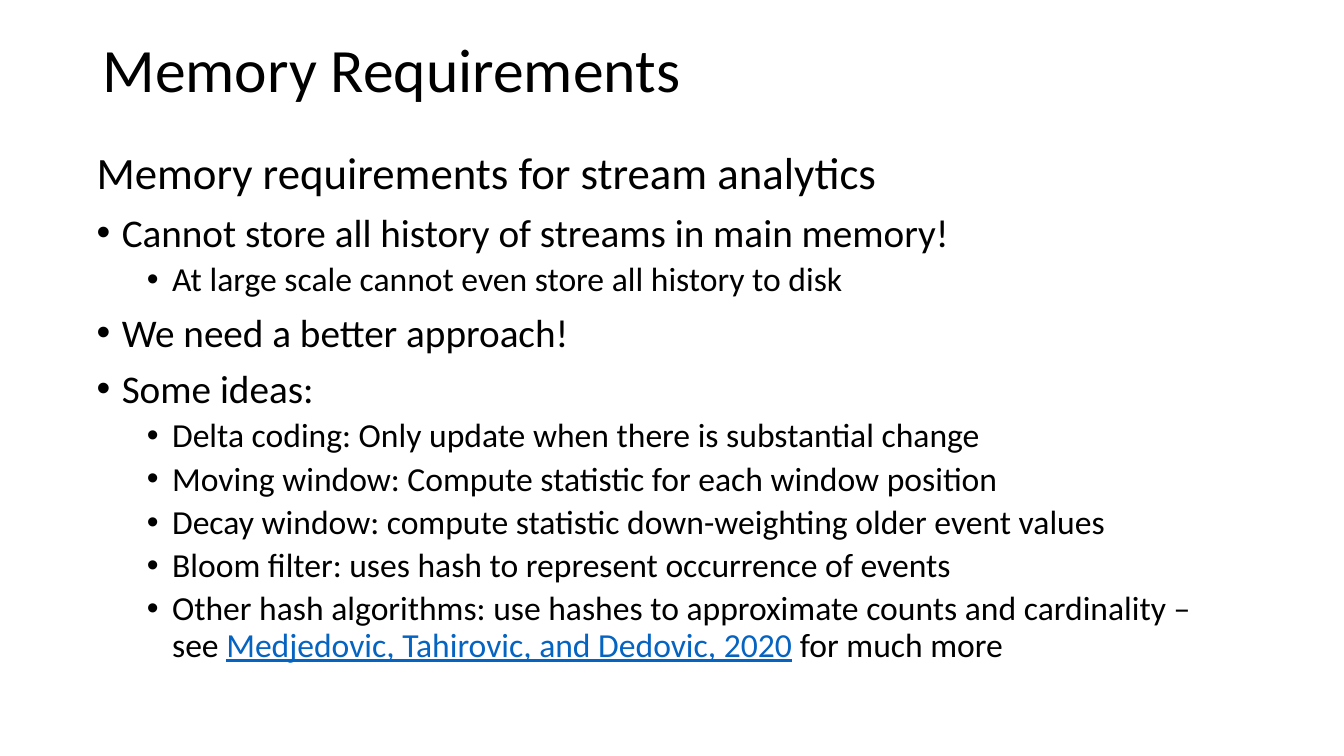
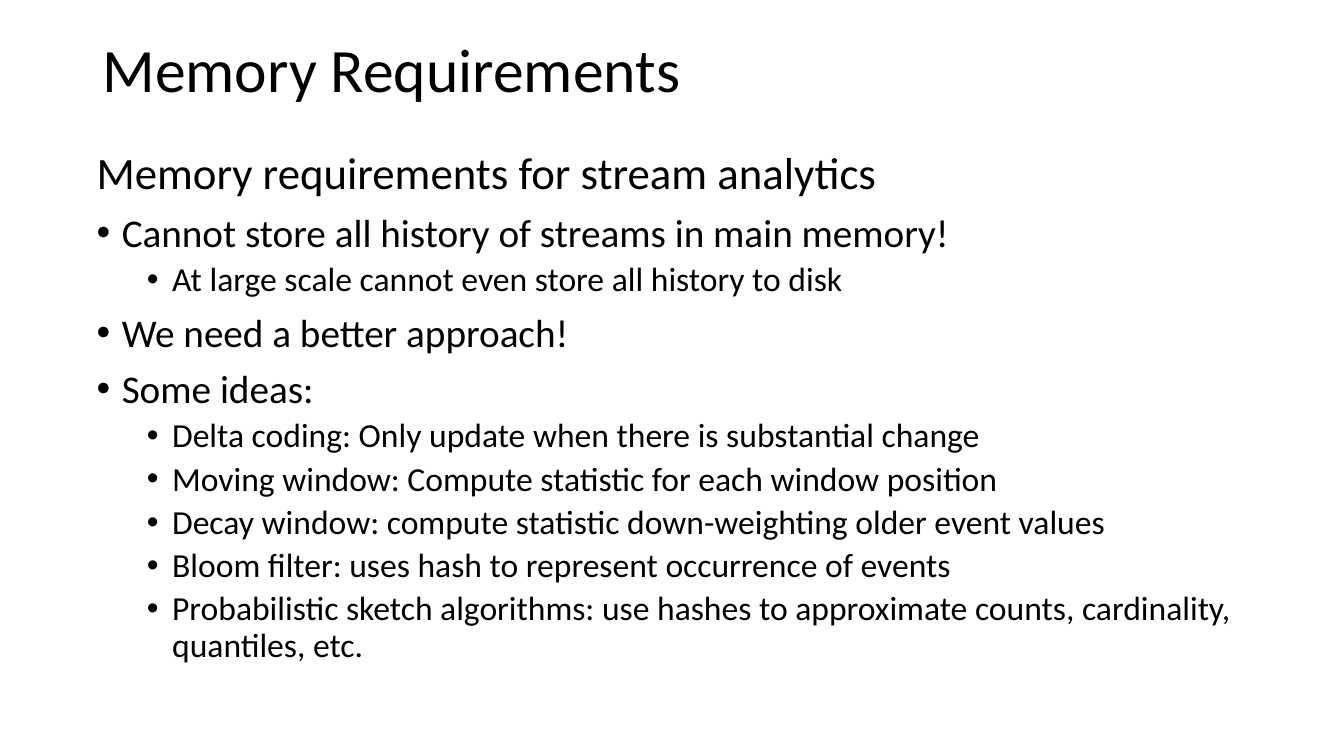
Before and after one commit to StephenElston/CSCI-E-108, a slide deck: slide 12 of slides/3_StreamingAnalytics.pptx. Drawn at 1344x756 pixels with LibreOffice and Linux fonts; fonts in the diff are those of the drawing. Boxes give left, top, right and bottom in pixels: in the first picture for what was removed or moved away, otherwise in the second. Text is boxed around its words. In the diff, an @@ line names an element or a change of style, - is before the commit and + after.

Commit message:
Added slides on HyperLogLog algorithm

```diff
--- a/slides/3_StreamingAnalytics.pptx
+++ b/slides/3_StreamingAnalytics.pptx
@@ text at bbox=[172, 596, 1230, 663]: text changed @@
-  • Other hash algorithms: use hashes to approximate counts and cardinality – see Medjedovic, Tahirovic, and Dedovic, 2020 for much more
+  • Probabilistic sketch algorithms: use hashes to approximate counts, cardinality, quantiles, etc.
```
Also in this commit, not shown: 2 other slides changed, 5 slides added.
